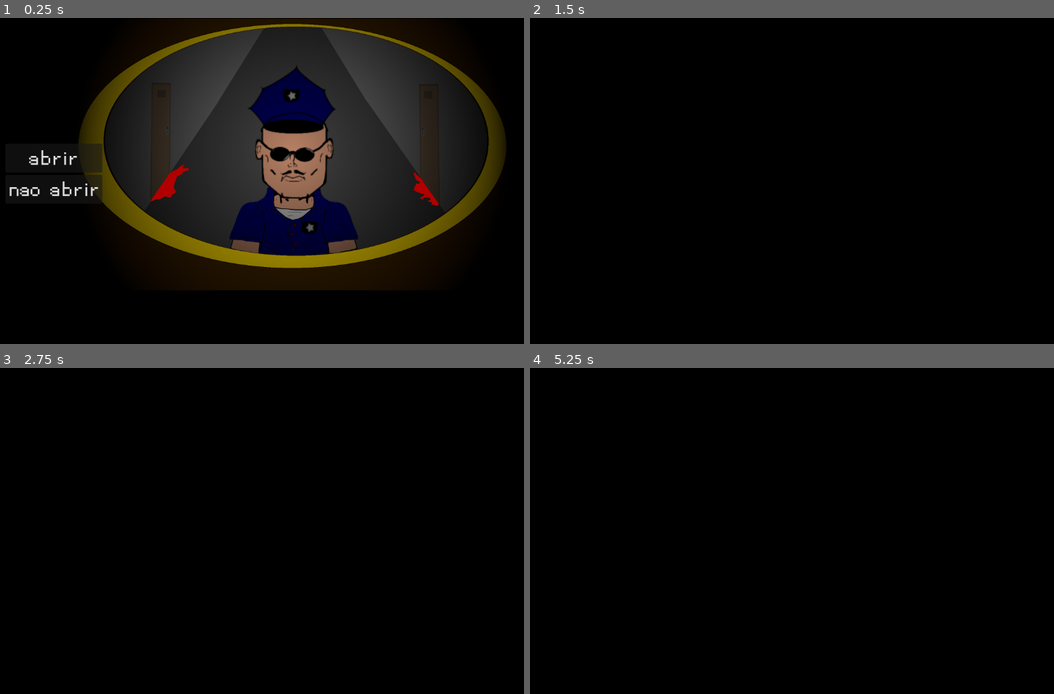
Above: before the commit, frames 1-4 (two rows, left to right).
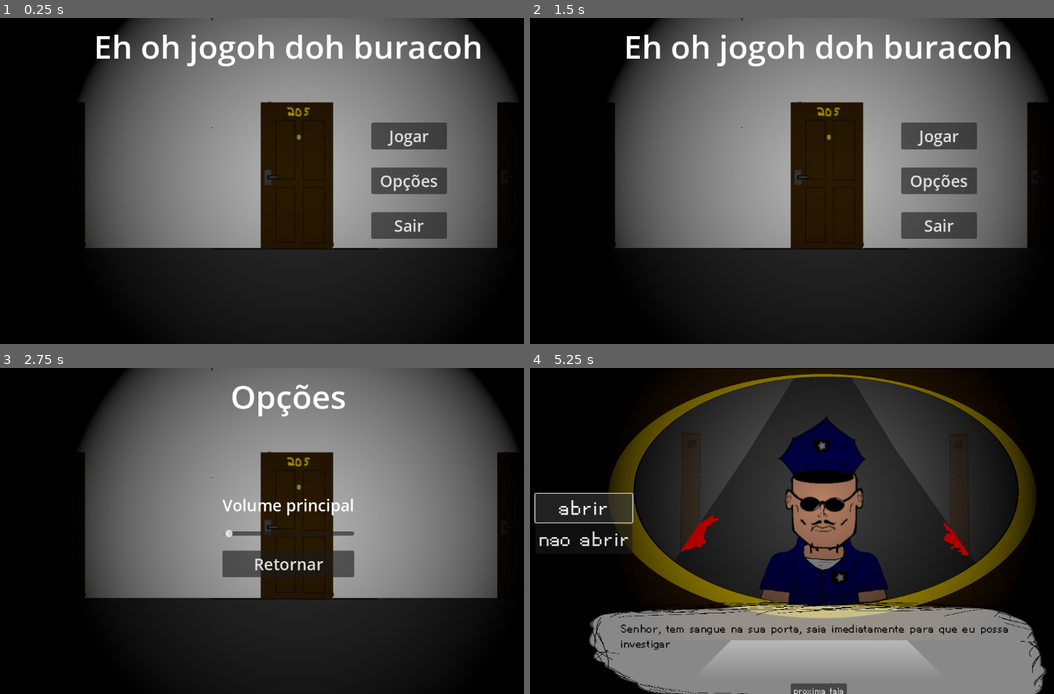
Above: after the commit, the same moments.

Repository: VeyJhow/DevJam-RolesReversed
Game: Godot game, scene res://main_menu.tscn
Two runs of this game, one before a commit and one after it. Both use one fixed random seed, a clock stepped at 60 frames per second and the inputs below. Before the commit the project starts from res://policial.tscn.
Inputs (mouse positions are in pixels of both pictures, inside the frame that each line leads up to):
- Up to frame 1 (0.25 s): no input
- Up to frame 2 (1.5 s): click (582, 158) at 0.5 s, where only the run before the commit has a clickable "abrir"; click (818, 327) at 1.25 s, where only the run before the commit has a clickable "proxima fala"
- Up to frame 3 (2.75 s): click (408, 531) at 2 s, where only the run after the commit has a clickable "Opções"
- Up to frame 4 (5.25 s): click (818, 563) at 2.75 s, where only the run after the commit has a clickable "Retornar"; click (938, 485) at 3.5 s, where only the run after the commit has a clickable "Jogar"; click (959, 504) at 4.25 s, where only the run after the commit has a clickable "Olhar pelo olho mágico"; click "abrir" at 5 s

The runs differ from the first frame. In frame 1, 62% of the frame differs, in the area x 1-99%, y 0-94%; in frame 2, 62%; in frame 3, 62%; in frame 4, 67%, in the area x 0-99%, y 0-100%.

Commit message:
[ADD] Main
Adicionei a cena Main, que controla o andamento das demais cenas

Diff:
--- /dev/null
+++ b/Main.gd
@@ -0,0 +1,14 @@
+extends Node2D
+
+@onready var olhar = $Olhar as Button
+
+var packed_scenes = [
+	preload("res://policial.tscn")
+]
+
+func _on_olhar_pressed():
+	var selected_scene = packed_scenes.pick_random().instantiate()
+	if selected_scene == null:
+		pass
+	add_child(selected_scene)
+	#packed_scenes.remove(selected_scene)
--- a/MainMenu.gd
+++ b/MainMenu.gd
@@ -1,13 +1,12 @@
 class_name MainMenu
 extends Control
 
-
-@onready var jogar = $MarginContainer/HBoxContainer/VBoxContainer/Jogar as Button
-@onready var opcoes = $MarginContainer/HBoxContainer/VBoxContainer/Opcoes as Button
-@onready var sair = $MarginContainer/HBoxContainer/VBoxContainer/Sair as Button
+@onready var jogar = $MarginContainer/MarginContainer2/HBoxContainer/VBoxContainer/Jogar as Button
+@onready var opcoes = $MarginContainer/MarginContainer2/HBoxContainer/VBoxContainer/Opcoes as Button
+@onready var sair = $MarginContainer/MarginContainer2/HBoxContainer/VBoxContainer/Sair as Button
 @onready var start_level
 
-
+var options_scene = preload("res://options_menu.tscn")
 
 
 func _ready():
@@ -16,11 +15,11 @@
 	opcoes.button_down.connect(_on_opções_pressed)
 
 func on_jogar_pressed() -> void:
-	pass #Fazer o randomizador de cena
-	# get_tree().change_scene_to_file(cena do jogo)
+	get_tree().change_scene_to_file("res://main_scene.tscn")
 
 func _on_opções_pressed():
-	get_tree().change_scene_to_file("res://options_menu.tscn")
+	var options = options_scene.instantiate()
+	add_child(options)
 
 
 func _on_sair_pressed():
--- /dev/null
+++ b/default_bus_layout.tres
@@ -0,0 +1,10 @@
+[gd_resource type="AudioBusLayout" format=3 uid="uid://bx0kxik3o04ab"]
+
+[resource]
+bus/0/volume_db = -33.0022
+bus/1/name = &"SFX"
+bus/1/solo = false
+bus/1/mute = false
+bus/1/bypass_fx = false
+bus/1/volume_db = -0.128275
+bus/1/send = &"Master"
--- a/main_menu.tscn
+++ b/main_menu.tscn
@@ -1,7 +1,7 @@
 [gd_scene load_steps=7 format=3 uid="uid://chtd6kwvrg1bq"]
 
 [ext_resource type="Script" path="res://MainMenu.gd" id="1_64u2j"]
-[ext_resource type="Texture2D" uid="uid://rkyho3qf3vwc" path="res://sprites/test face.png" id="2_67cvg"]
+[ext_resource type="Texture2D" uid="uid://c1gci30qx8x1y" path="res://sprites/TelaInicioPortaFadeRadial.png" id="2_jmh02"]
 
 [sub_resource type="SystemFont" id="SystemFont_vlcng"]
 font_names = PackedStringArray("Trebuchet MS")
@@ -31,7 +31,7 @@
 anchor_bottom = 1.0
 grow_horizontal = 2
 grow_vertical = 2
-texture = ExtResource("2_67cvg")
+texture = ExtResource("2_jmh02")
 
 [node name="MarginContainer" type="MarginContainer" parent="."]
 layout_mode = 1
@@ -47,10 +47,8 @@
 
 [node name="VBoxContainer" type="VBoxContainer" parent="MarginContainer"]
 layout_mode = 2
+size_flags_horizontal = 4
 theme_override_constants/separation = 60
-
-[node name="Espaçador" type="Control" parent="MarginContainer/VBoxContainer"]
-layout_mode = 2
 
 [node name="Titulo" type="Label" parent="MarginContainer/VBoxContainer"]
 layout_mode = 2
@@ -60,39 +58,65 @@
 horizontal_alignment = 1
 vertical_alignment = 1
 
-[node name="HBoxContainer" type="HBoxContainer" parent="MarginContainer"]
+[node name="Espaçador" type="Control" parent="MarginContainer/VBoxContainer/Titulo"]
 layout_mode = 2
+anchors_preset = 0
+offset_top = -60.0
+offset_right = 1128.0
+offset_bottom = -60.0
+
+[node name="MarginContainer2" type="MarginContainer" parent="MarginContainer"]
+layout_mode = 2
+theme_override_constants/margin_right = 250
+
+[node name="HBoxContainer" type="HBoxContainer" parent="MarginContainer/MarginContainer2"]
+layout_mode = 2
+size_flags_horizontal = 8
+theme_override_constants/separation = 0
 alignment = 1
 
-[node name="VBoxContainer" type="VBoxContainer" parent="MarginContainer/HBoxContainer"]
+[node name="Espaçador13" type="Control" parent="MarginContainer/MarginContainer2/HBoxContainer"]
 layout_mode = 2
+
+[node name="Espaçador14" type="Control" parent="MarginContainer/MarginContainer2/HBoxContainer"]
+layout_mode = 2
+
+[node name="Espaçador15" type="Control" parent="MarginContainer/MarginContainer2/HBoxContainer"]
+layout_mode = 2
+
+[node name="VBoxContainer" type="VBoxContainer" parent="MarginContainer/MarginContainer2/HBoxContainer"]
+layout_mode = 2
+size_flags_horizontal = 4
 theme_override_constants/separation = 18
 alignment = 1
 
-[node name="Espaçador2" type="Control" parent="MarginContainer/HBoxContainer/VBoxContainer"]
-layout_mode = 2
-
-[node name="Jogar" type="Button" parent="MarginContainer/HBoxContainer/VBoxContainer"]
+[node name="Jogar" type="Button" parent="MarginContainer/MarginContainer2/HBoxContainer/VBoxContainer"]
 custom_minimum_size = Vector2(150, 50)
 layout_mode = 2
 theme_override_fonts/font = SubResource("SystemFont_g32i8")
 theme_override_font_sizes/font_size = 32
 text = "Jogar"
 
-[node name="Opcoes" type="Button" parent="MarginContainer/HBoxContainer/VBoxContainer"]
+[node name="Espaçador3" type="Control" parent="MarginContainer/MarginContainer2/HBoxContainer/VBoxContainer"]
+layout_mode = 2
+
+[node name="Opcoes" type="Button" parent="MarginContainer/MarginContainer2/HBoxContainer/VBoxContainer"]
 custom_minimum_size = Vector2(150, 50)
 layout_mode = 2
 theme_override_fonts/font = SubResource("SystemFont_478bo")
 theme_override_font_sizes/font_size = 32
 text = "Opções"
 
-[node name="Sair" type="Button" parent="MarginContainer/HBoxContainer/VBoxContainer"]
+[node name="Espaçador4" type="Control" parent="MarginContainer/MarginContainer2/HBoxContainer/VBoxContainer"]
+layout_mode = 2
+
+[node name="Sair" type="Button" parent="MarginContainer/MarginContainer2/HBoxContainer/VBoxContainer"]
 custom_minimum_size = Vector2(150, 50)
 layout_mode = 2
 theme_override_fonts/font = SubResource("SystemFont_plowj")
 theme_override_font_sizes/font_size = 32
 text = "Sair"
 
-[connection signal="pressed" from="MarginContainer/HBoxContainer/VBoxContainer/Jogar" to="." method="_on_jogar_pressed"]
-[connection signal="pressed" from="MarginContainer/HBoxContainer/VBoxContainer/Opcoes" to="." method="_on_opções_pressed"]
-[connection signal="pressed" from="MarginContainer/HBoxContainer/VBoxContainer/Sair" to="." method="_on_sair_pressed"]
+[connection signal="pressed" from="MarginContainer/MarginContainer2/HBoxContainer/VBoxContainer/Jogar" to="." method="_on_jogar_pressed"]
+[connection signal="pressed" from="MarginContainer/MarginContainer2/HBoxContainer/VBoxContainer/Opcoes" to="." method="_on_opções_pressed"]
+[connection signal="pressed" from="MarginContainer/MarginContainer2/HBoxContainer/VBoxContainer/Sair" to="." method="_on_sair_pressed"]
--- /dev/null
+++ b/main_scene.tscn
@@ -0,0 +1,30 @@
+[gd_scene load_steps=3 format=3 uid="uid://b38c1t0ecm1ir"]
+
+[ext_resource type="Script" path="res://Main.gd" id="1_qnn4b"]
+[ext_resource type="Texture2D" uid="uid://c4ol05pdonqlt" path="res://sprites/PortaAgain2.png" id="2_n0hod"]
+
+[node name="MainScene" type="Node2D"]
+script = ExtResource("1_qnn4b")
+
+[node name="Sprite2D" type="Sprite2D" parent="."]
+position = Vector2(576, 324)
+scale = Vector2(1.3, 1.3)
+texture = ExtResource("2_n0hod")
+
+[node name="Control" type="Control" parent="."]
+layout_mode = 3
+anchors_preset = 0
+offset_right = 40.0
+offset_bottom = 40.0
+
+[node name="Olhar" type="Button" parent="."]
+offset_left = 777.0
+offset_top = 229.0
+offset_right = 879.0
+offset_bottom = 283.0
+scale = Vector2(1.5, 1.5)
+size_flags_horizontal = 8
+text = "Olhar pelo
+olho mágico"
+
+[connection signal="pressed" from="Olhar" to="." method="_on_olhar_pressed"]
--- a/options_menu.gd
+++ b/options_menu.gd
@@ -1,4 +1,10 @@
 extends Control
 
+@onready var retornar = $MarginContainer2/HBoxContainer/VBoxContainer/Retornar as Button
+
+func _ready():
+	retornar.button_down.connect(_on_retornar_pressed)
+
 func _on_retornar_pressed():
+	queue_free()
 	get_tree().change_scene_to_file("res://main_menu.tscn")
--- a/options_menu.tscn
+++ b/options_menu.tscn
@@ -1,8 +1,8 @@
 [gd_scene load_steps=7 format=3 uid="uid://cqih1mps5lcyc"]
 
 [ext_resource type="Script" path="res://options_menu.gd" id="1_c6q5l"]
-[ext_resource type="Texture2D" uid="uid://rkyho3qf3vwc" path="res://sprites/test face.png" id="2_1jfk4"]
 [ext_resource type="Script" path="res://volume_slider.gd" id="2_3mg0u"]
+[ext_resource type="Texture2D" uid="uid://c1gci30qx8x1y" path="res://sprites/TelaInicioPortaFadeRadial.png" id="2_aik73"]
 
 [sub_resource type="SystemFont" id="SystemFont_m0tuw"]
 font_names = PackedStringArray("Trebuchet MS")
@@ -29,7 +29,7 @@
 anchor_bottom = 1.0
 grow_horizontal = 2
 grow_vertical = 2
-texture = ExtResource("2_1jfk4")
+texture = ExtResource("2_aik73")
 
 [node name="MarginContainer2" type="MarginContainer" parent="."]
 layout_mode = 1
@@ -47,9 +47,6 @@
 layout_mode = 2
 theme_override_constants/separation = 60
 
-[node name="Espaçador" type="Control" parent="MarginContainer2/VBoxContainer"]
-layout_mode = 2
-
 [node name="Opcoes_titulo" type="Label" parent="MarginContainer2/VBoxContainer"]
 layout_mode = 2
 theme_override_fonts/font = SubResource("SystemFont_m0tuw")
@@ -57,6 +54,9 @@
 text = "Opções"
 horizontal_alignment = 1
 vertical_alignment = 1
+
+[node name="Espaçador" type="Control" parent="MarginContainer2/VBoxContainer"]
+layout_mode = 2
 
 [node name="HBoxContainer" type="HBoxContainer" parent="MarginContainer2"]
 layout_mode = 2
@@ -82,7 +82,7 @@
 layout_mode = 2
 max_value = 1.0
 step = 0.001
-value = 1.0
+value = 0.5
 script = ExtResource("2_3mg0u")
 
 [node name="Retornar" type="Button" parent="MarginContainer2/HBoxContainer/VBoxContainer"]
@@ -93,4 +93,3 @@
 text = "Retornar"
 
 [connection signal="pressed" from="MarginContainer2/HBoxContainer/VBoxContainer/Retornar" to="." method="_on_retornar_pressed"]
-[connection signal="pressed" from="MarginContainer2/HBoxContainer/VBoxContainer/Retornar" to="." method="_on_sair_pressed"]
--- a/project.godot
+++ b/project.godot
@@ -11,7 +11,7 @@
 [application]
 
 config/name="Dev Jam Roles Reversed"
-run/main_scene="res://policial.tscn"
+run/main_scene="res://main_menu.tscn"
 config/features=PackedStringArray("4.2", "Forward Plus")
 config/icon="res://icon.svg"
 
--- a/volume_slider.gd
+++ b/volume_slider.gd
@@ -7,7 +7,7 @@
 var bus_index: int
 
 func _ready():
-	bus_index = AudioServer.get_bus_index(Master)
+	bus_index = AudioServer.get_bus_index("Master")
 	value_changed.connect(on_value_changed)
 
 	value = db_to_linear(AudioServer.get_bus_volume_db(bus_index))
Not shown: 1 places in dialogue.tscn that only renumber resources
Not shown: 1 places in policial.tscn that only renumber resources
Binary file added: sprites/PortaAgain2.png
Not shown, added: sprites/PortaAgain2.png.import
Binary file added: sprites/TelaInicioPortaFadeRadial.png
Not shown, added: sprites/TelaInicioPortaFadeRadial.png.import
